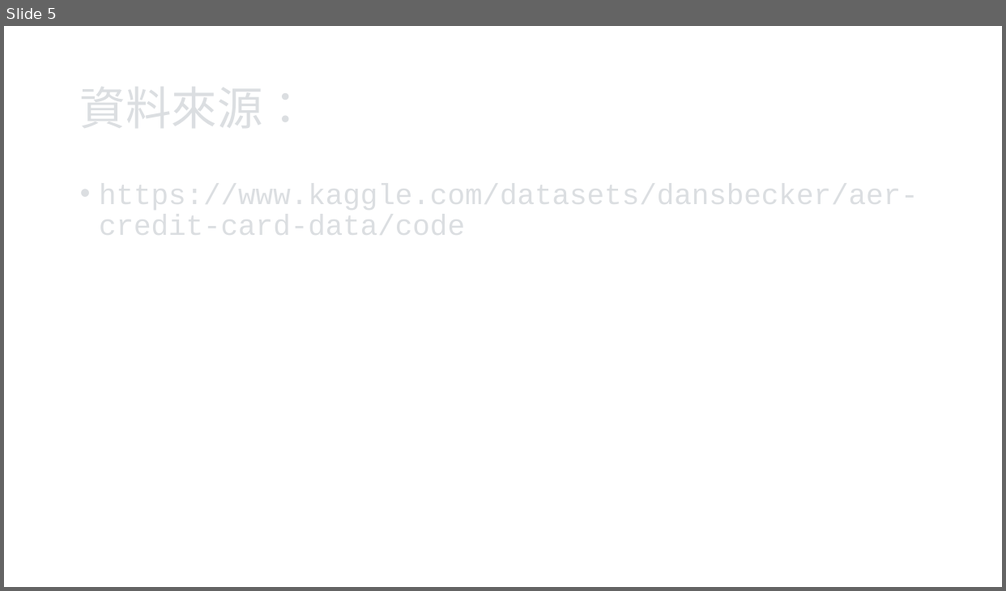
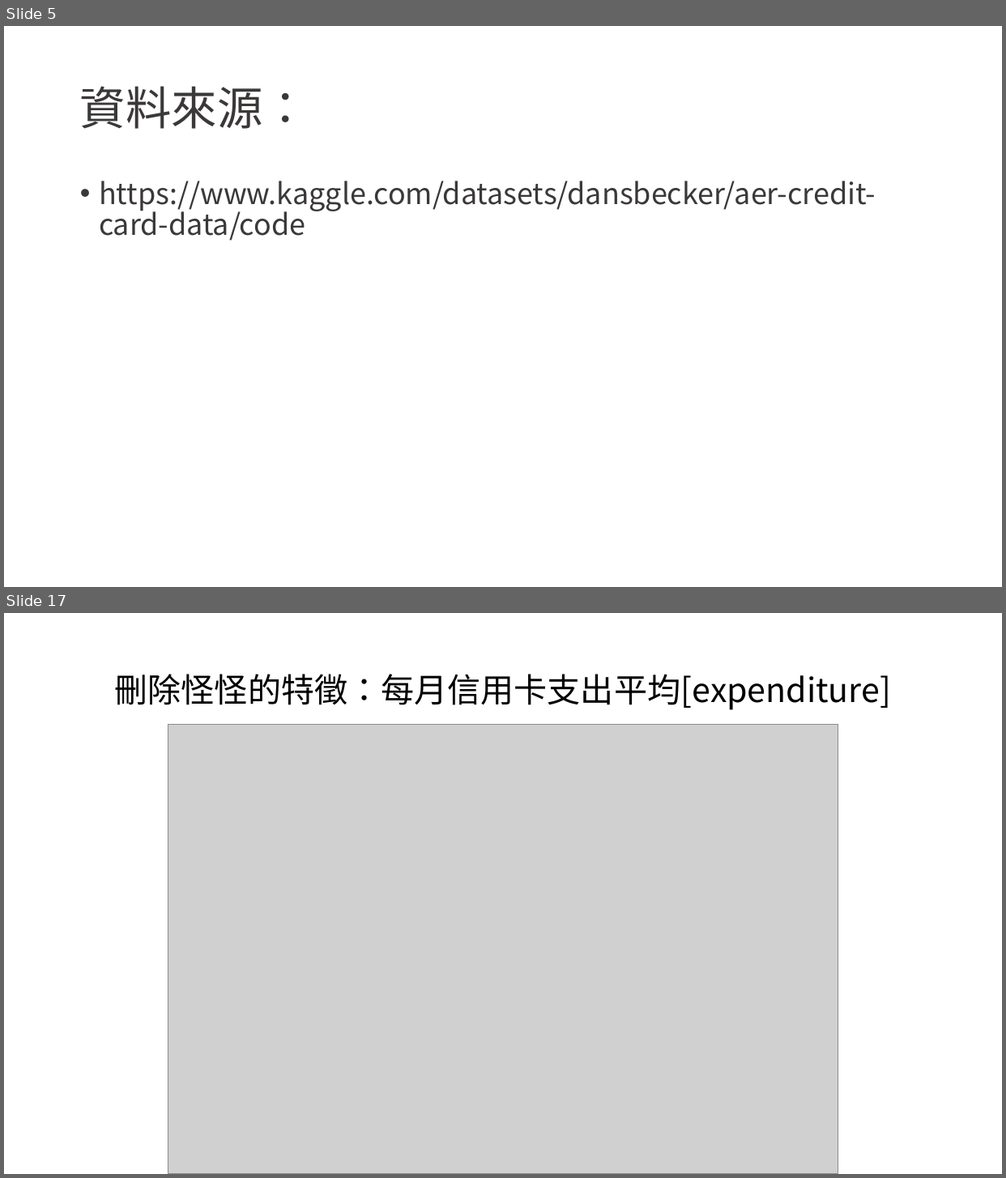
Before and after one commit to RCK10274/Issue_Credit_Card, a slide deck: Issue_Credit_Card.pptx. Shown one above the other, each under a label of ours: slide 5 before the commit, slides 5 and 17 after it; the slides between them are not shown. The pictures are 1006x591 and 1006x1178 pixels, drawn with LibreOffice and Linux fonts; fonts in the diff are those of the drawing; grey boxes stand for pictures. Boxes give left, top, right and bottom in pixels: in the first picture for what was removed or moved away, otherwise in the second. Text is boxed around its words. In the diff, an @@ line names an element or a change of style, - is before the commit and + after.

```diff
--- a/Issue_Credit_Card.pptx
+++ b/Issue_Credit_Card.pptx
@@ slide 17 added at (4, 613, 1002, 1174), background #FFFFFF @@
@@ title added at (115, 674, 891, 710), 32 pt, text #000000 @@
+刪除怪怪的特徵：每月信用卡支出平均[expenditure]
@@ picture added at (168, 725, 838, 1174) @@
@@ slide 5 changed as well @@
@@ title added at (80, 86, 309, 129), 44 pt, text #3B3838 @@
+資料來源：
@@ text added at (99, 181, 876, 241), 28 pt, text #3B3838 @@
+• https://www.kaggle.com/datasets/dansbecker/aer-credit-card-data/code
```
Also in this commit, not shown: 4 other slides changed, 15 other slides added, 1 slide removed, 21 other files.
